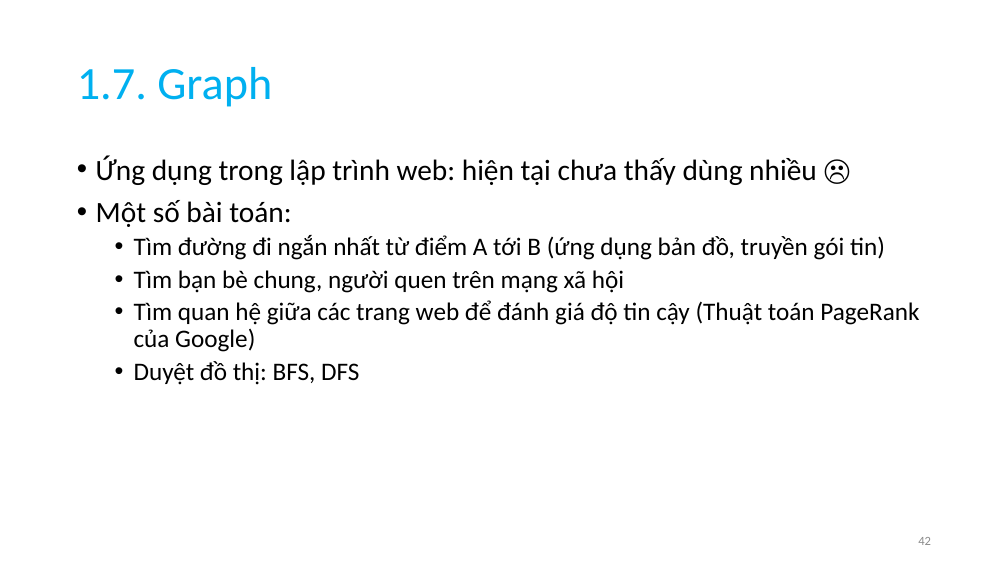
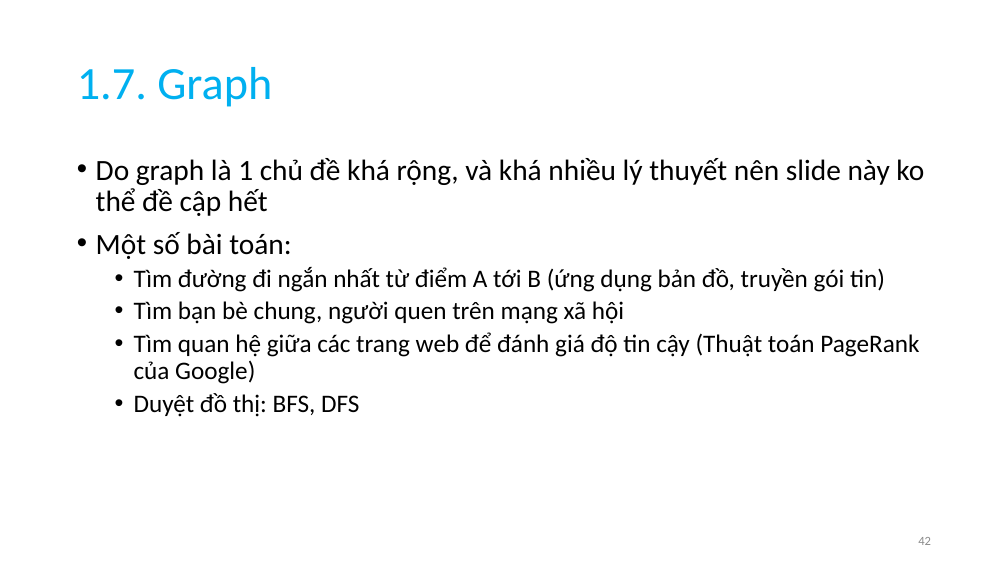
Before and after one commit to anhtuta/Notes, a slide deck: slide 42 of DSA.pptx. Drawn at 1008x567 pixels with LibreOffice and Linux fonts; fonts in the diff are those of the drawing. Boxes give left, top, right and bottom in pixels: in the first picture for what was removed or moved away, otherwise in the second. Text is boxed around its words. In the diff, an @@ line names an element or a change of style, - is before the commit and + after.

```diff
--- a/DSA.pptx
+++ b/DSA.pptx
@@ text at (96, 158, 924, 216): text changed @@
-• Ứng dụng trong lập trình web: hiện tại chưa thấy dùng nhiều ☹
+• Do graph là 1 chủ đề khá rộng, và khá nhiều lý thuyết nên slide này ko thể đề cập hết
```
Also in this commit, not shown: 27 other slides changed, 4 slides added, 1 slide removed.
